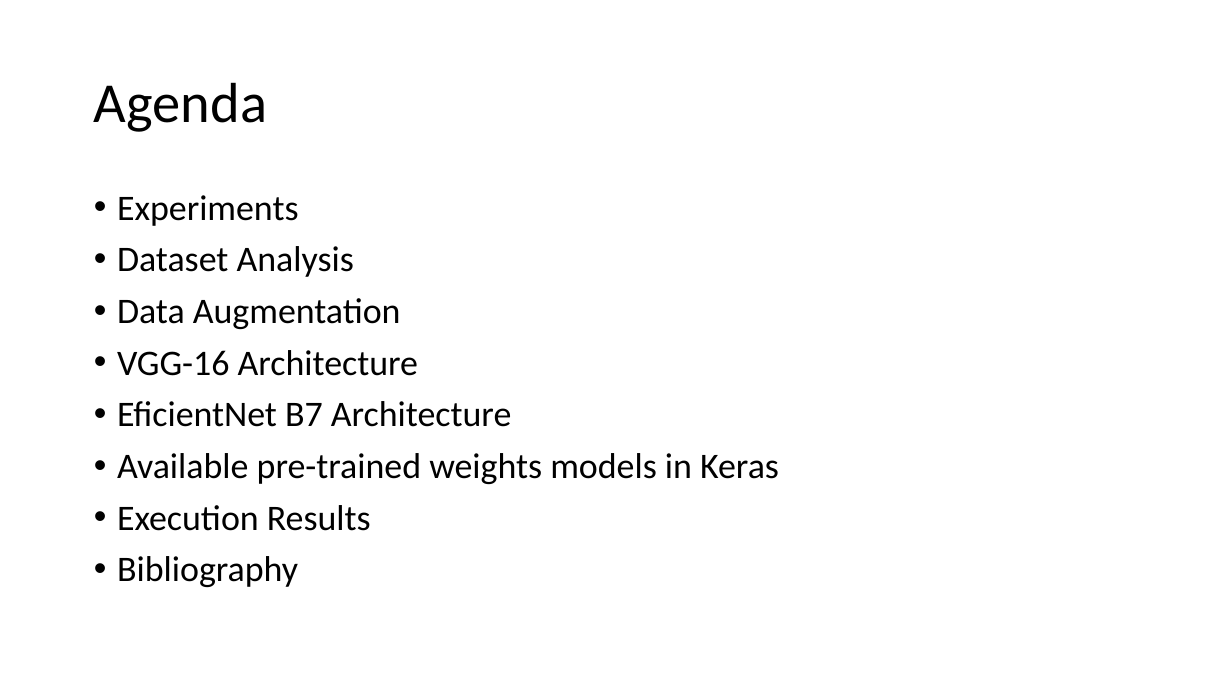
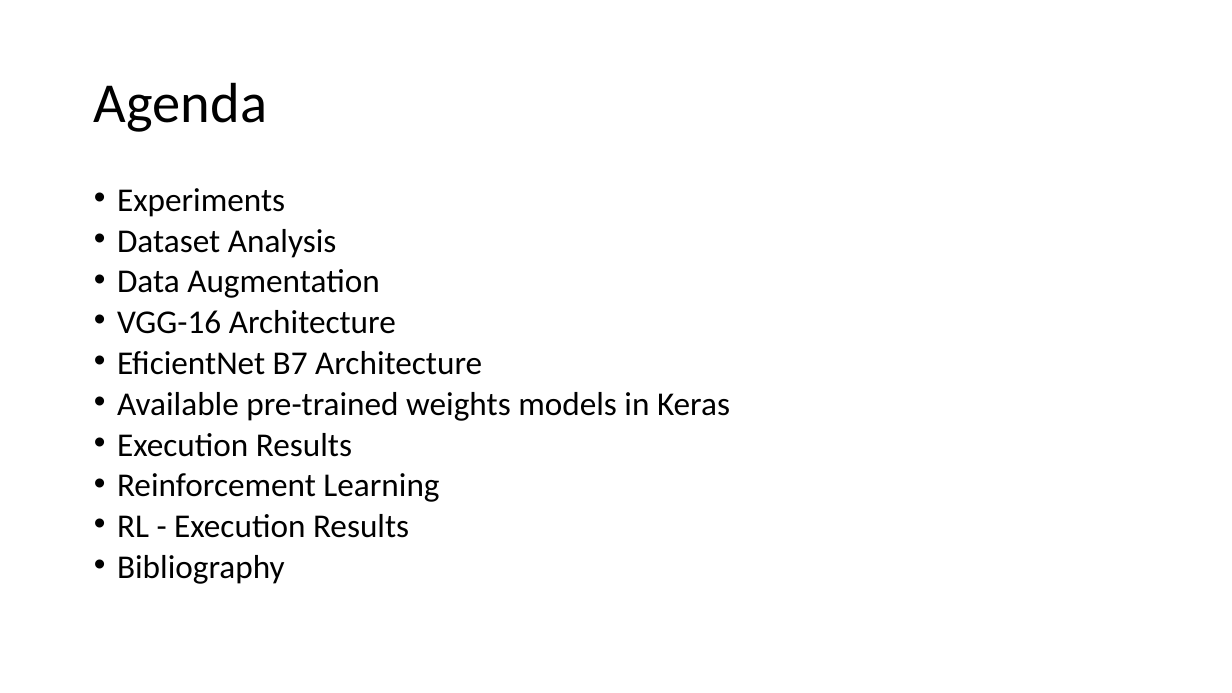
Before and after one commit to lirielly/Advanced-Topics-in-Artificial-Intelligence, a slide deck: slide 2 of TAIA - Image Classification.pptx. Drawn at 1232x693 pixels with LibreOffice and Linux fonts; fonts in the diff are those of the drawing. Boxes give left, top, right and bottom in pixels: in the first picture for what was removed or moved away, otherwise in the second. Text is boxed around its words. In the diff, an @@ line names an element or a change of style, - is before the commit and + after.

Commit message:
add RL results

```diff
--- a/TAIA - Image Classification.pptx
+++ b/TAIA - Image Classification.pptx
@@ text at (117, 188, 730, 584): size 28 to 25.9 pt in "Experiments", "Dataset Analysis", "Data Augmentation", "VGG-16 Architecture" and 4 more places; line spacing 0.9 to 0.7 @@
@@ text at (117, 473, 439, 538): paragraphs added @@
+• Reinforcement Learning
+• RL - Execution Results
```
Also in this commit, not shown: 1 other slide changed, 2 slides added, 1 other file.
